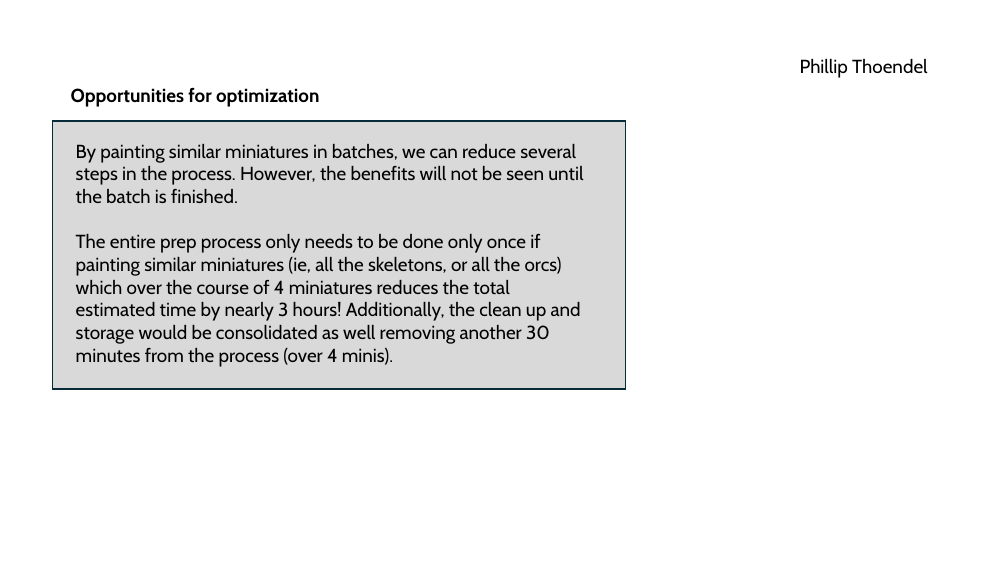
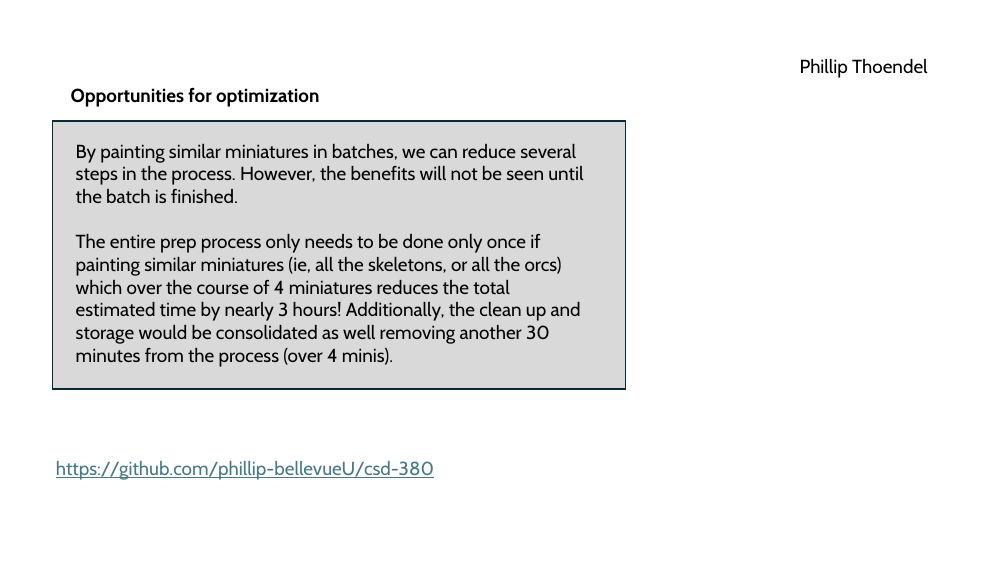
Before and after one commit to phillip-bellevueU/csd-380, a slide deck: slide 3 of thoendel-value-stream-mapping.pptx. Drawn at 1008x567 pixels with LibreOffice and Linux fonts; fonts in the diff are those of the drawing. Boxes give left, top, right and bottom in pixels: in the first picture for what was removed or moved away, otherwise in the second. Text is boxed around its words. In the diff, an @@ line names an element or a change of style, - is before the commit and + after.

Commit message:
pushing 5 changes

```diff
--- a/thoendel-value-stream-mapping.pptx
+++ b/thoendel-value-stream-mapping.pptx
@@ text added at box(56, 461, 434, 480), 18 pt, text #467886, underline @@
+https://github.com/phillip-bellevueU/csd-380
```
